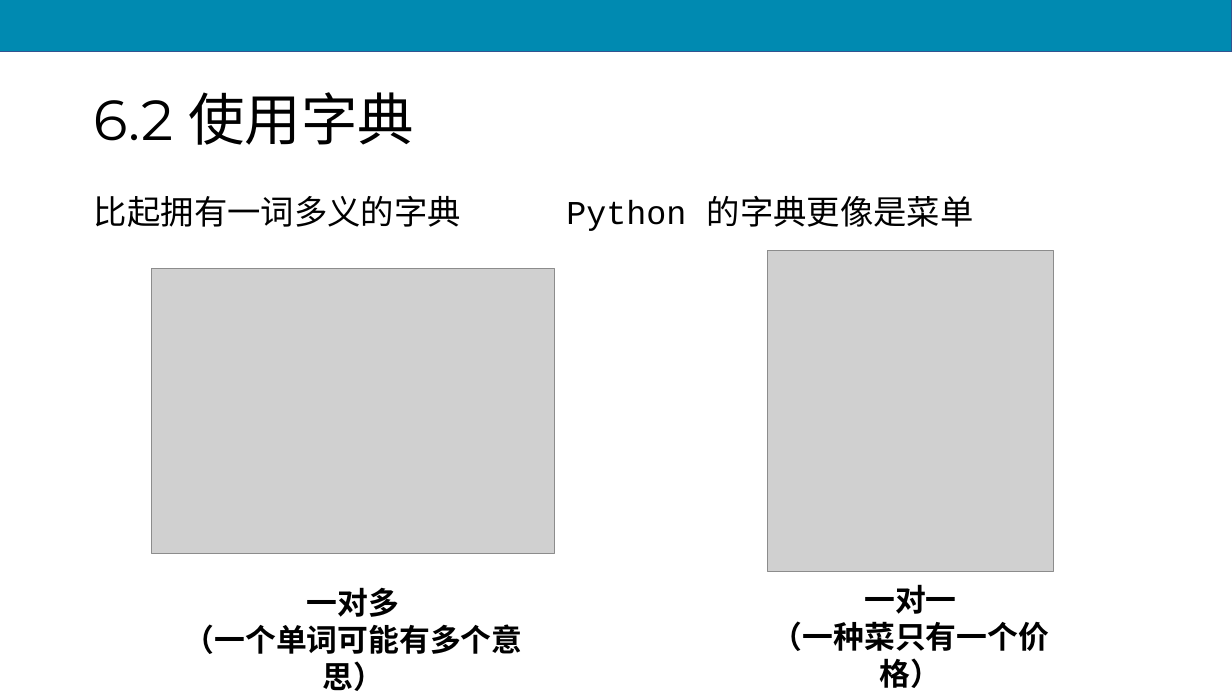
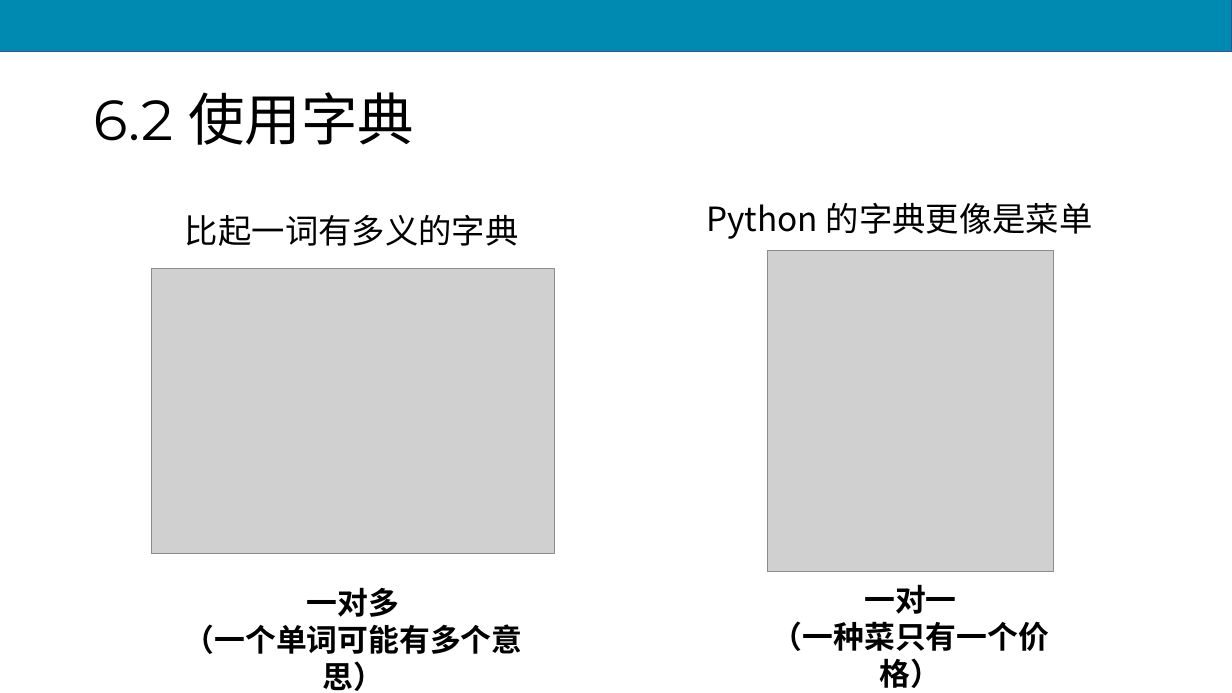
Before and after one commit to scruel/pcc_3e_slides, a slide deck: slide 7 of PPT/python6.pptx. Drawn at 1232x693 pixels with LibreOffice and Linux fonts; fonts in the diff are those of the drawing; grey boxes stand for pictures. Boxes give left, top, right and bottom in pixels: in the first picture for what was removed or moved away, otherwise in the second. Text is boxed around its words. In the diff, an @@ line names an element or a change of style, - is before the commit and + after.

```diff
--- a/PPT/python6.pptx
+++ b/PPT/python6.pptx
@@ text removed at (x1=94, y1=196, x2=974, y2=231) @@
-比起拥有一词多义的字典 Python 的字典更像是菜单
@@ text added at (x1=706, y1=203, x2=1093, y2=239), 26 pt, text #000000 @@
+Python 的字典更像是菜单
@@ text added at (x1=185, y1=215, x2=519, y2=246), 26 pt, text #000000 @@
+比起一词有多义的字典
```
Also in this commit, not shown: 12 other slides changed, 18 other files.
